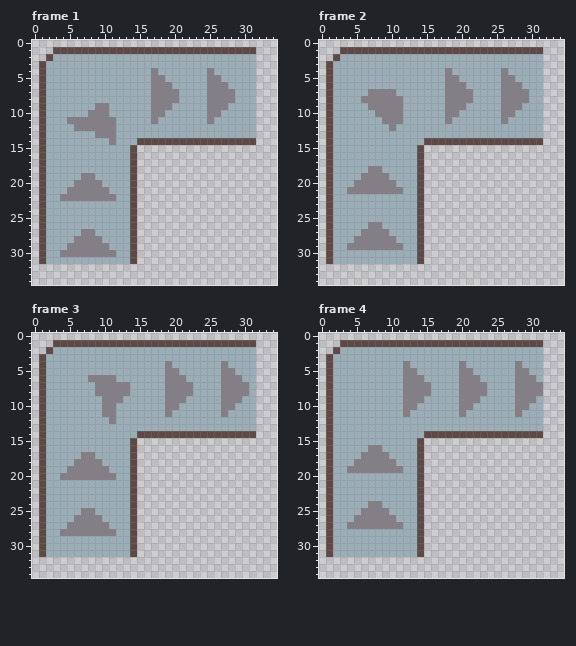
Pixel-art file: Conveyor.aseprite. That is the earlier state.
1024x1024 pixels, 8 frames. Shown: frame 1: x 0..34, y 0..34; frame 2: x 0..34, y 0..34; frame 3: x 0..34, y 0..34; frame 4: x 0..34, y 0..34. The commit also changed other frames, which this record leaves out.
The result:
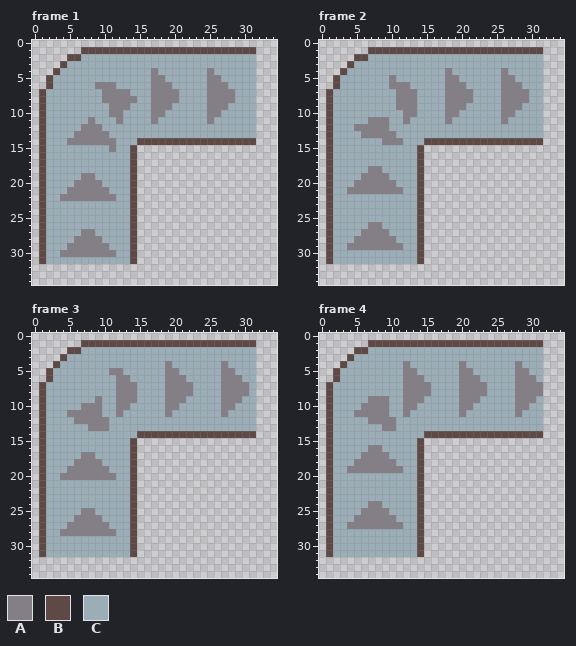
Palette (. is transparent): A #847e87  B #5e4946  C #9badb7
What changed:
Frame 1:
y 1: x 3..6 BBBB -> ....
y 2: x 2..6 BCCCC -> ...BB
y 3: x 1..4 BCCC -> ...B
y 4: x 1..3 BCC -> ..B
y 5: x 1..2 BC -> .B
y 6: x 1..2 BC -> .B; x 9..11 CCC -> AAA
y 7: x 10..13 CCCC -> AAAA
y 8: x 10..14 CCCCC -> AAAAA
y 9: x 9..13 AACCC -> CCAAA
y 10: x 8..12 AAACC -> CCCAA
y 11: x 5..7 AAA -> CCC; x 9..12 AAAC -> CCCA
y 12: x 6 A -> C; x 10..11 AA -> CC
y 13: x 6..8 CCC -> AAA; x 11 A -> C
y 14: x 5..10 CCCCCC -> AAAAAA
y 15: x 11 C -> A
Frame 2:
y 1: x 3..6 BBBB -> ....
y 2: x 2..6 BCCCC -> ...BB
y 3: x 1..4 BCCC -> ...B
y 4: x 1..3 BCC -> ..B
y 5: x 1..2 BC -> .B; x 10 C -> A
y 6: x 1..2 BC -> .B; x 10..12 CCC -> AAA
y 7: x 7..13 AAAACCC -> CCCCAAA
y 8: x 6..10 AAAAA -> CCCCC; x 12..13 CC -> AA
y 9: x 7..10 AAAA -> CCCC; x 12..13 CC -> AA
y 10: x 8..13 AAAACC -> CCCCAA
y 11: x 7..8 CC -> AA; x 10..12 AAC -> CCA
y 12: x 5..10 CCCCCA -> AAAAAC
y 13: x 6..10 CCCCC -> AAAAA
y 14: x 9..11 CCC -> AAA
Frame 3:
y 1: x 3..6 BBBB -> ....
y 2: x 2..6 BCCCC -> ...BB
y 3: x 1..4 BCCC -> ...B
y 4: x 1..3 BCC -> ..B
y 5: x 1..2 BC -> .B; x 11..12 CC -> AA
y 6: x 1..2 BC -> .B; x 8..13 AAAACC -> CCCCAA
y 7..8: x 9..11 AAA -> CCC; x 14 C -> A
y 9: x 9..11 CAA -> ACC; x 13..14 CC -> AA
y 10: x 7..13 CCCAACC -> AAACCAA
y 11: x 5..12 CCCCCAAC -> AAAAACCA
y 12: x 6..11 CCCCCA -> AAAAAC
y 13: x 8..10 CCC -> AAA
Frame 4:
y 1: x 3..6 BBBB -> ....
y 2: x 2..6 BCCCC -> ...BB
y 3: x 1..4 BCCC -> ...B
y 4: x 1..3 BCC -> ..B
y 5..6: x 1..2 BC -> .B
y 9: x 7..9 CCC -> AAA
y 10: x 6..9 CCCC -> AAAA
y 11: x 5..9 CCCCC -> AAAAA
y 12: x 7..10 CCCC -> AAAA
y 13: x 9..10 CC -> AA
Where, in picture pixels (left, top, right, bottom), the same in both pictures:
changed: (39, 47, 137, 152)
changed: (326, 47, 417, 145)
changed: (39, 340, 137, 431)
changed: (326, 340, 396, 431)
